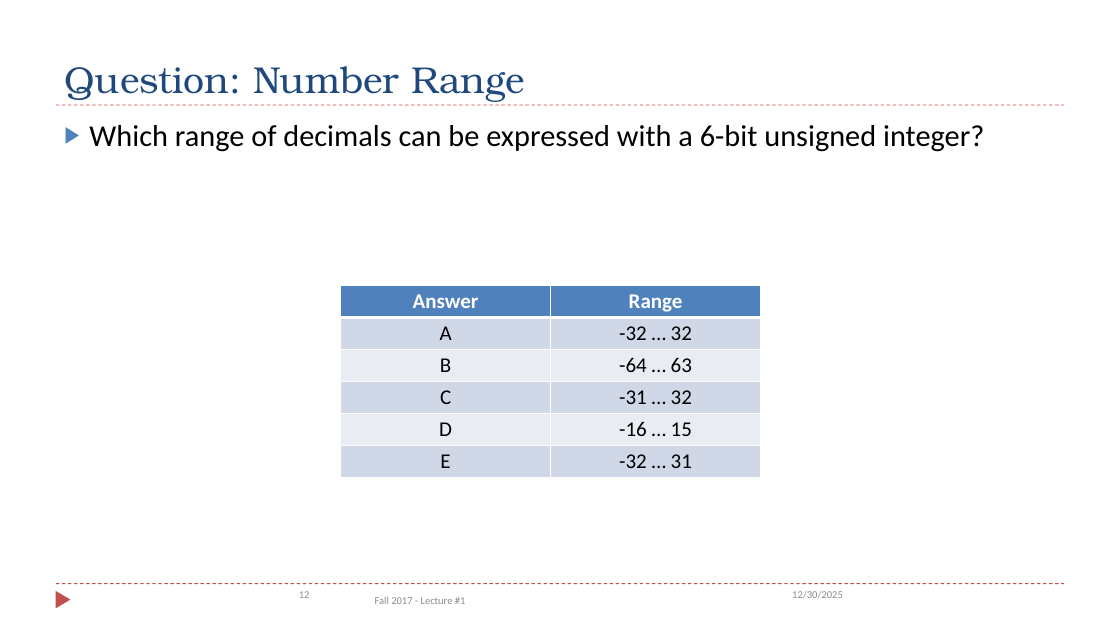
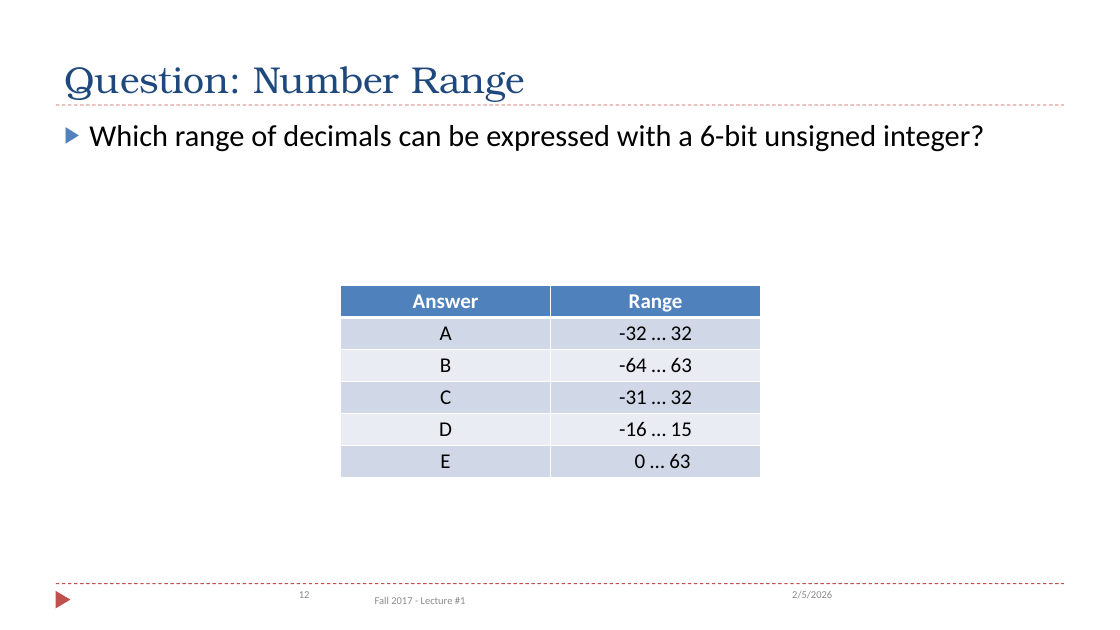
Before and after one commit to guhofstra/CSC111Sp26, a slide deck: slide 12 of PPTs/Ch2_Data_Representation_Exercises ANS.pptx. Drawn at 1120x630 pixels with LibreOffice and Linux fonts; fonts in the diff are those of the drawing. Boxes give left, top, right and bottom in pixels: in the first picture for what was removed or moved away, otherwise in the second. Text is boxed around its words. In the diff, an @@ line names an element or a change of style, - is before the commit and + after.

```diff
--- a/PPTs/Ch2_Data_Representation_Exercises ANS.pptx
+++ b/PPTs/Ch2_Data_Representation_Exercises ANS.pptx
@@ table at box(340, 286, 760, 475) @@
-row 6, column 2: -32 … 31
+row 6, column 2: 0 … 63
@@ text at box(792, 591, 832, 598): text changed @@
-12/30/2025
+2/5/2026
```
Also in this commit, not shown: 9 other slides changed, 21 other files.
